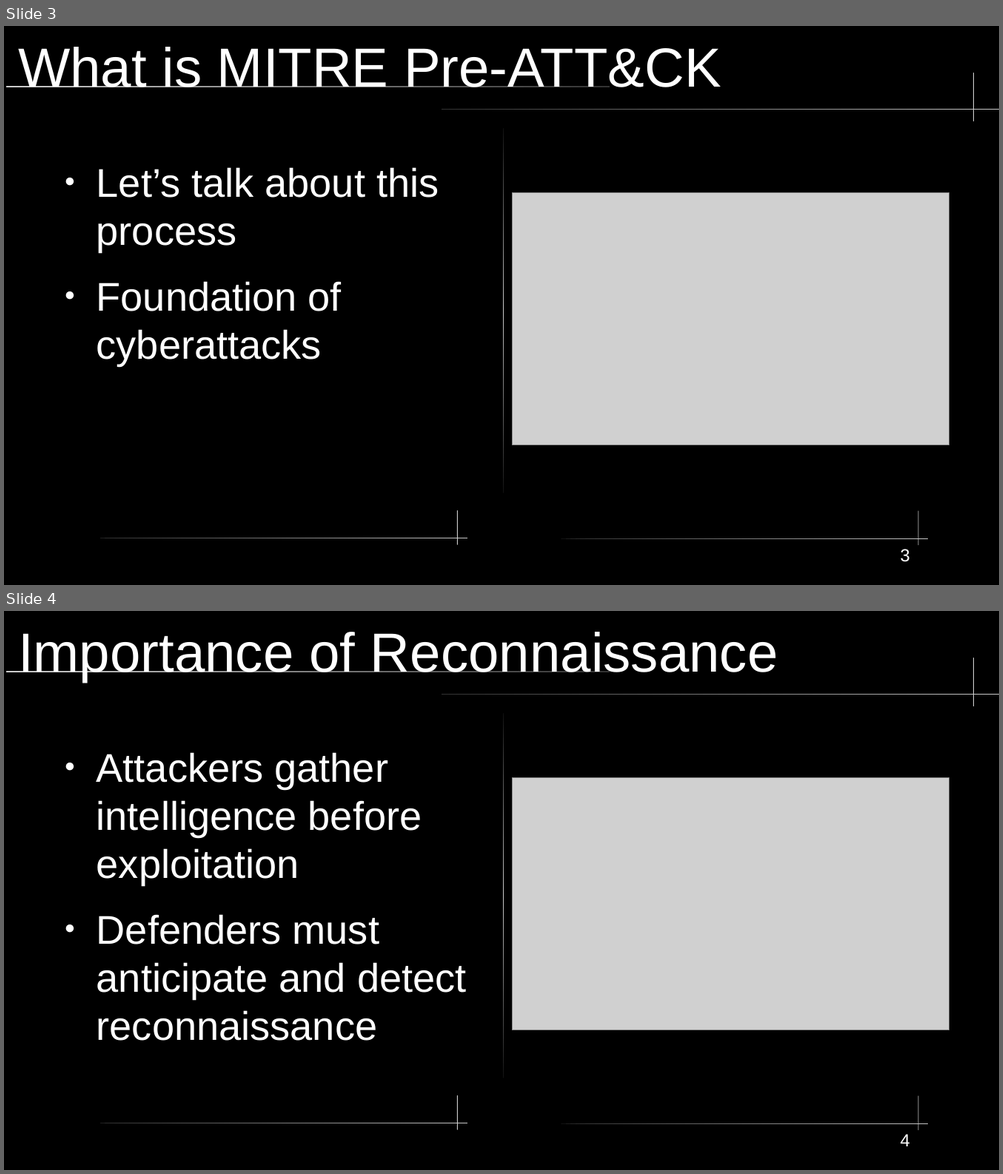
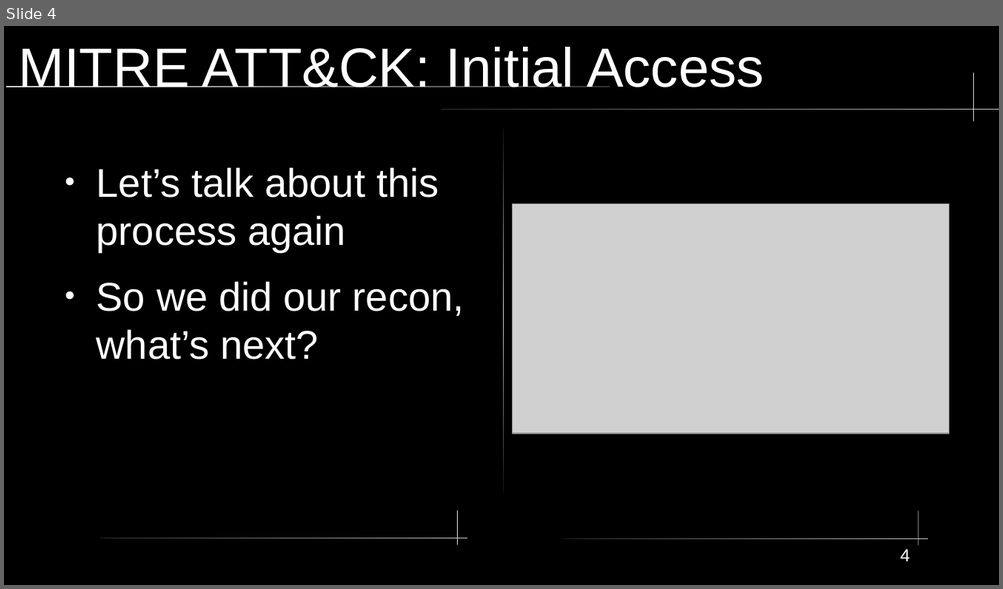
Before and after one commit to xXxSpicyBoiiixXx/COMPSFI-212, a slide deck: Cyber-Chapters/Chapter-2/Chapter2.odp. Shown one above the other, each under a label of ours: slides 3 and 4 before the commit, slide 4 after it. The pictures are 1003x1174 and 1003x589 pixels, drawn with LibreOffice and Linux fonts; fonts in the diff are those of the drawing; grey boxes stand for pictures. Boxes give left, top, right and bottom in pixels: in the first picture for what was removed or moved away, otherwise in the second. Text is boxed around its words. In the diff, an @@ line names an element or a change of style, - is before the commit and + after.

```diff
--- a/Cyber-Chapters/Chapter-2/Chapter2.odp
+++ b/Cyber-Chapters/Chapter-2/Chapter2.odp
@@ slide 4 removed at (4, 611, 999, 1170), background #000000; not listed: 8 template elements that a slide beside it also shows @@
@@ title removed at (18, 632, 778, 682) @@
-Importance of Reconnaissance
@@ text removed at (96, 752, 466, 1041) @@
-● Attackers gather intelligence before exploitation
-● Defenders must anticipate and detect reconnaissance
@@ picture removed at (512, 778, 949, 1031) @@
@@ page number removed at (900, 1134, 910, 1147) @@
-4
@@ what was slide 3 is now slide 4 @@
@@ slide 4 changed as well @@
@@ title at (18, 47, 764, 87): text changed @@
-What is MITRE Pre-ATT&CK
+MITRE ATT&CK: Initial Access
@@ text at (96, 167, 464, 360): text changed @@
-● Let’s talk about this process
-● Foundation of cyberattacks
+● Let’s talk about this process again
+● So we did our recon, what’s next?
@@ picture: place and size @@
-picture at (512, 193, 949, 446)
+picture at (512, 204, 949, 434)
@@ page number at (900, 549, 910, 562): text changed @@
-3
+4
```
Also in this commit, not shown: 1 other slide changed, 16 slides added, 18 other slides removed, 10 other files.
